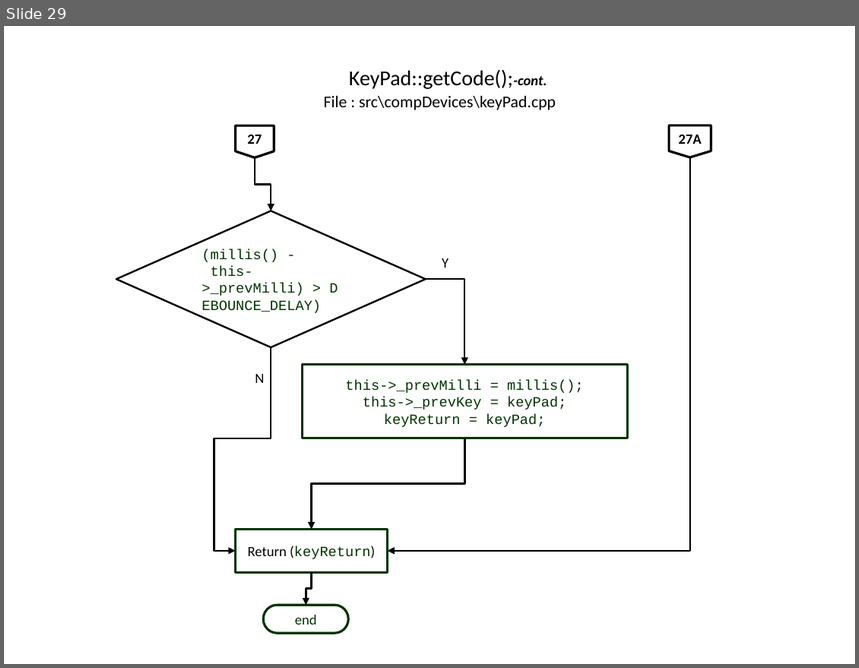
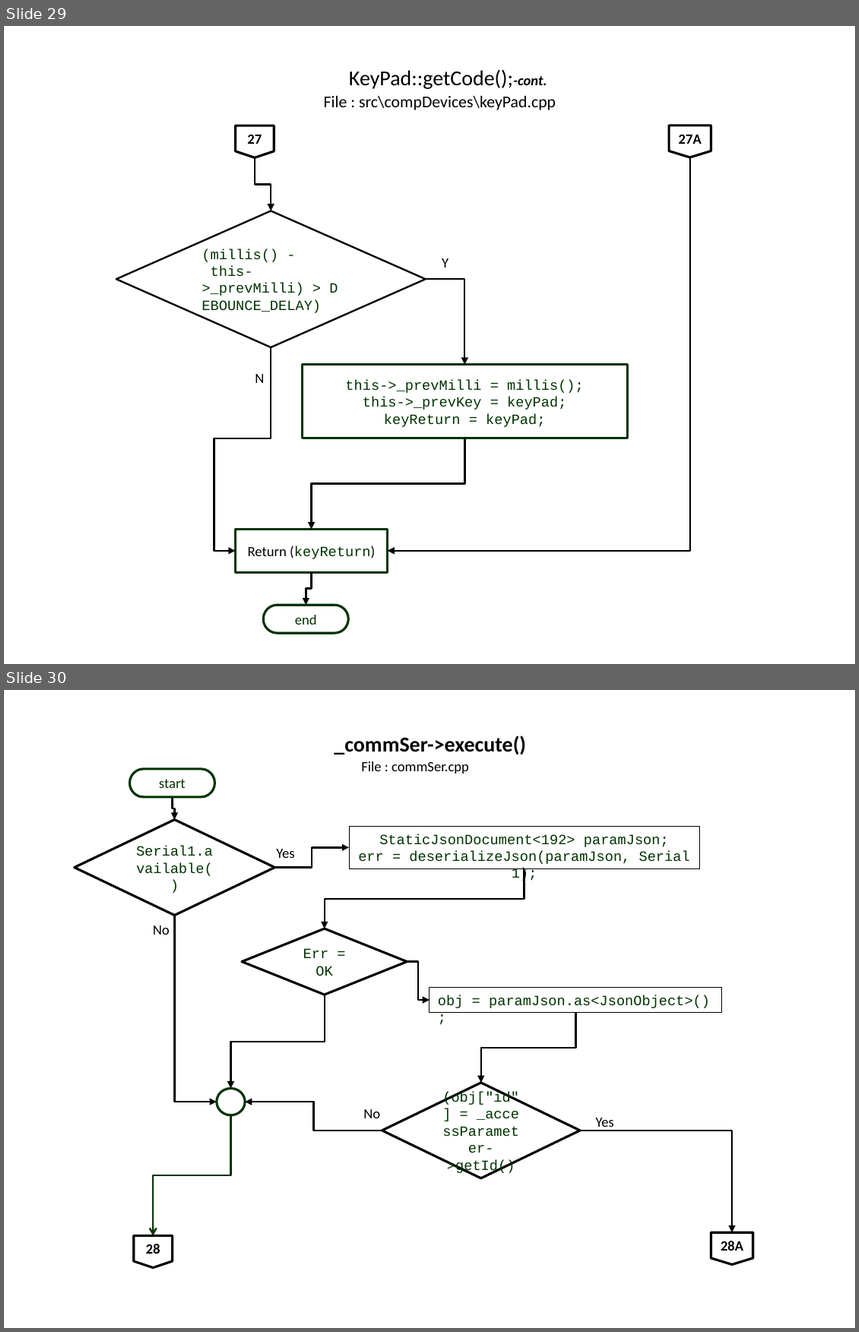
Before and after one commit to slametsampon/WFPS, a slide deck: resources/WFPS.pptx. Shown one above the other, each under a label of ours: slide 29 before the commit, slides 29 and 30 after it. The pictures are 859x668 and 859x1332 pixels, drawn with LibreOffice and Linux fonts; fonts in the diff are those of the drawing; background and template pictures are left out. Boxes give left, top, right and bottom in pixels: in the first picture for what was removed or moved away, otherwise in the second. Text is boxed around its words. In the diff, an @@ line names an element or a change of style, - is before the commit and + after.

Commit message:
update flowchart commSer->execute()

```diff
--- a/resources/WFPS.pptx
+++ b/resources/WFPS.pptx
@@ slide 30 added at [4, 690, 855, 1328], background picture (left out) @@
@@ title added at [334, 736, 526, 755], 18 pt, text #000000, bold @@
+_commSer->execute()
@@ pill shape added at [130, 769, 215, 797], outline #003300 2 pt, 12 pt, text #003300 @@
+start
@@ text added at [361, 761, 469, 774], 12 pt, text #000000 @@
+File : commSer.cpp
@@ elbow arrow added from (173, 797) to (174, 819), #000000 1.5 pt @@
@@ diamond added at [75, 819, 275, 915], outline #000000 2 pt, 12 pt, text #003300 @@
+Serial1.available()
@@ rectangle added at [350, 826, 700, 869], outline #000000 0.75 pt, 12 pt, text #003300 @@
+StaticJsonDocument<192> paramJson;
+err = deserializeJson(paramJson, Serial1);
@@ elbow arrow added from (275, 868) to (350, 847), #000000 1.5 pt @@
@@ text added at [276, 849, 294, 858], 12 pt, text #000000 @@
+Yes
@@ elbow arrow added from (524, 869) to (325, 929), #000000 1.5 pt @@
@@ elbow arrow added from (174, 916) to (217, 1102), #000000 1.5 pt @@
@@ text added at [153, 926, 170, 935], 12 pt, text #000000 @@
+No
@@ diamond added at [243, 929, 408, 996], outline #000000 2 pt, 12 pt, text #003300 @@
+Err = OK
@@ elbow arrow added from (408, 961) to (430, 1000), #000000 1.5 pt @@
@@ elbow arrow added from (325, 995) to (230, 1088), #000000 1.5 pt @@
@@ rectangle added at [430, 987, 722, 1012], outline #000000 0.75 pt, 12 pt, text #003300 @@
+obj = paramJson.as<JsonObject>();
@@ elbow arrow added from (576, 1012) to (481, 1083), #000000 1.5 pt @@
@@ ellipse added at [217, 1088, 245, 1116], outline #003300 2 pt @@
@@ diamond added at [382, 1083, 580, 1179], outline #000000 2 pt, 12 pt, text #003300 @@
+(obj["id"] = _accessParameter->getId()
@@ elbow arrow added from (230, 1116) to (153, 1236), #003300 1.5 pt @@
@@ elbow arrow added from (382, 1131) to (245, 1102), #000000 1.5 pt @@
@@ text added at [363, 1110, 380, 1119], 12 pt, text #000000 @@
+No
@@ text added at [596, 1118, 614, 1131], 12 pt, text #000000 @@
+Yes
@@ elbow arrow added from (580, 1131) to (732, 1233), #000000 1.5 pt @@
@@ flow chart offpage connector added at [133, 1236, 172, 1268], outline #000000 2 pt, 12 pt, text #000000, bold @@
+28
@@ flow chart offpage connector added at [712, 1233, 753, 1265], outline #000000 2 pt, 12 pt, text #000000, bold @@
+28A
```
Also in this commit, not shown: 1 slide changed, 1 other slide added, 2 other files.
